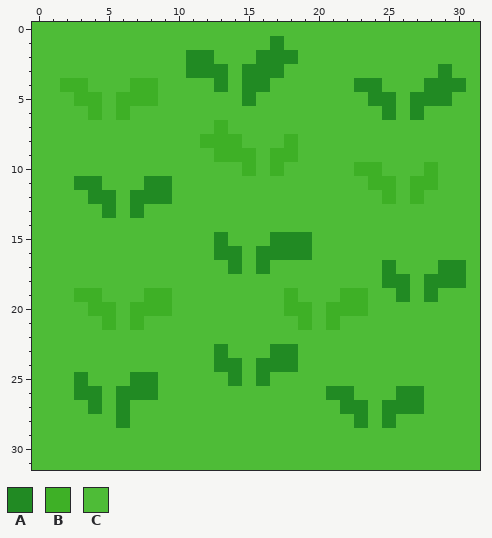
A pixel-art sprite gets an edit: res/tiles/grass.png. Above: the version before the commit.
The file is 32x32 pixels. Colours within 5 levels of each other are drawn and written as one.
Palette (. is transparent): A #218a23  B #3eb026  C #4ebc37
Once edited:
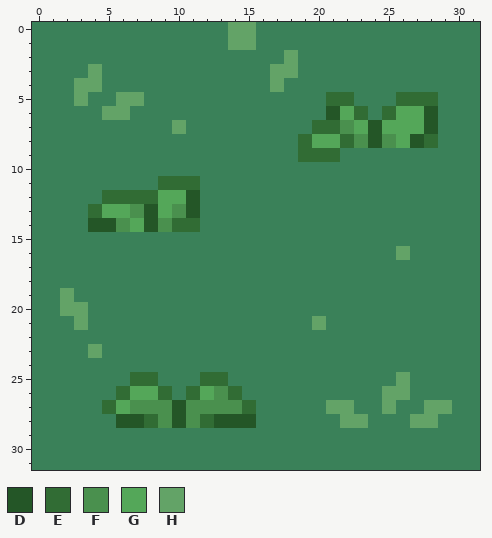
Colours new in this view: D #245627  E #316c34  F #4a904e  G #54a759  H #63a367
Change:
colour C: #4ebc37 -> #3a8159
Changed rows in their new state; - is a pixel that keeps its letter.
first column x 2:
 0 ------------HH---------------
 1 ------------HH-C-------------
 2 ---------CC---CCH------------
 3 --H------CCC-CCHH----------C-
 4 CHH--CC----C-CCH-----CC---CCC
 5 -HC-HHC------C-----EE-CCEEEC-
 6 --CHH--------------DGE-EGGD--
 7 --------H--C------EEFGDGGGD--
 8 ----------CCC---CEGGEFDFGDE--
 9 -----------CCC-CCEEE---------
10 -------------C-C-----CC---C--
11 -CC---CEEE------------CC-CC--
12 --CEEEEGGD-------------C-C---
13 --EGGFDGFD-------------------
14 --DDFGDFEE-------------------
15 -----------C---CCC-----------
16 -----------CC-CCCC------H----
17 ------------C-C--------C---CC
18 -----------------------CC-CCC
19 HCC---CC--------C---CC--C-C--
20 HHCC-CCC--------CC-CCC-------
21 -H-C-C-----------CHC---------
23 --H--------C---CC------------
24 -----------CC-CCC------------
25 -C---EE---EEC-C---------H----
26 -CC-EGGE-EGFE------CC--HHC---
27 --CEGFFFDFFFFE-----HHC-HCCHH-
28 ----DDEFDFEDDD------HH-C-HH--
Boxes around the changes in both pictures, in picture pixels (x1, y1, x2, y2):
changed: (32, 22, 480, 470)
